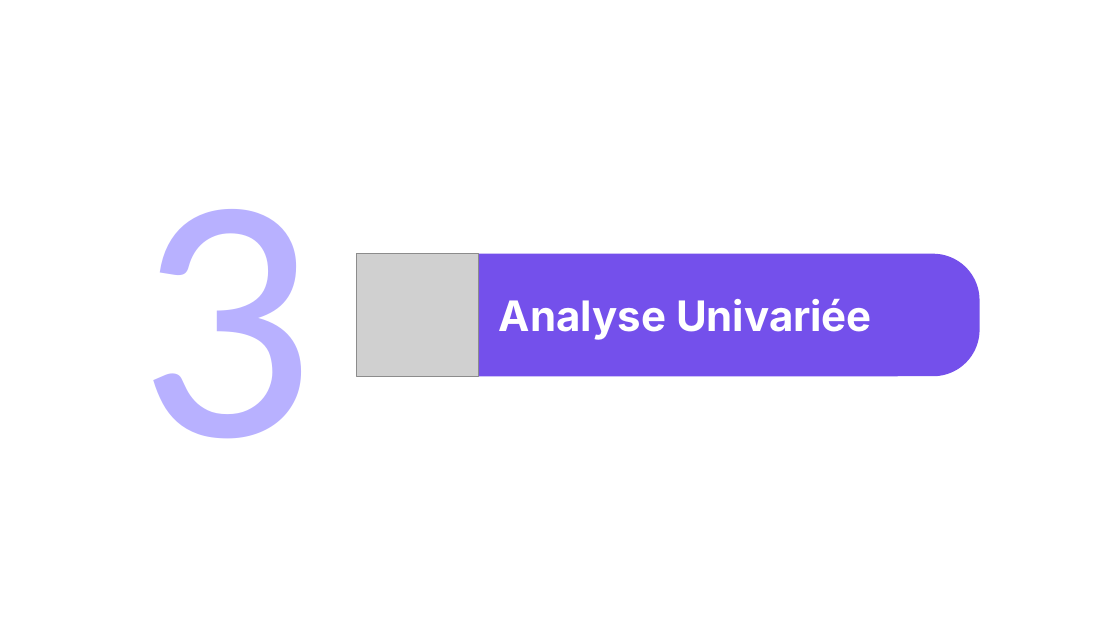
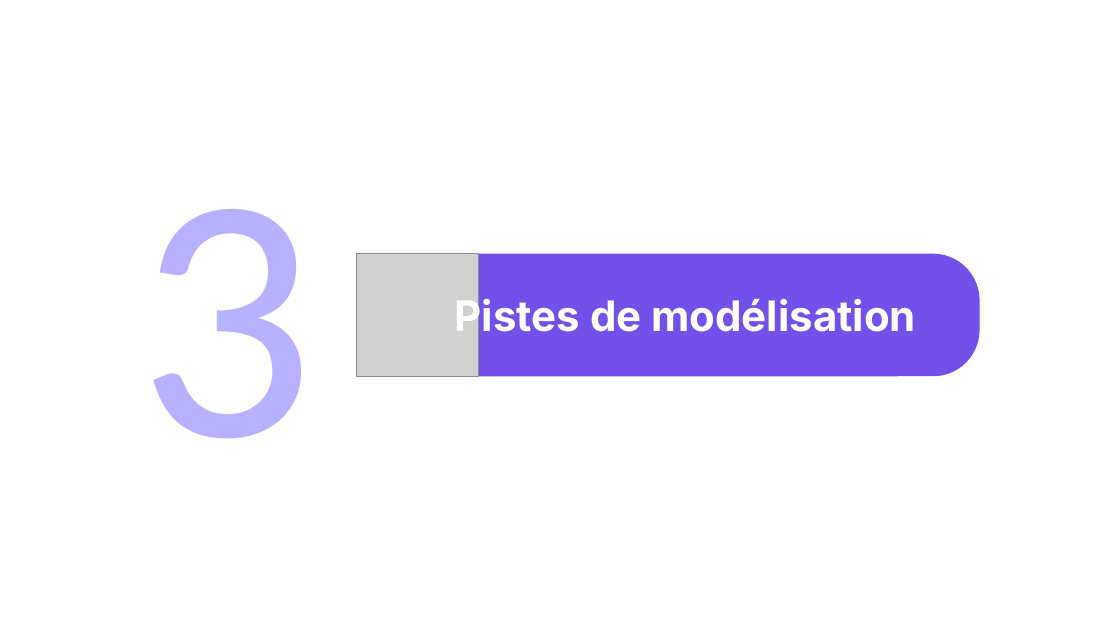
Before and after one commit to amaye15/OpenClassroom--Machine-Learning-Engineer, a slide deck: slide 10 of P4/P4.pptx (slide 9 before the commit). Drawn at 1120x630 pixels with LibreOffice and Linux fonts; fonts in the diff are those of the drawing; grey boxes stand for pictures. Boxes give left, top, right and bottom in pixels: in the first picture for what was removed or moved away, otherwise in the second. Text is boxed around its words. In the diff, an @@ line names an element or a change of style, - is before the commit and + after.

```diff
--- a/P4/P4.pptx
+++ b/P4/P4.pptx
@@ text at (455, 295, 916, 340): text changed @@
-Analyse Univariée
+Pistes de modélisation
```
Also in this commit, not shown: 6 other slides changed, 3 slides added, 1 slide removed, 5 other files.
